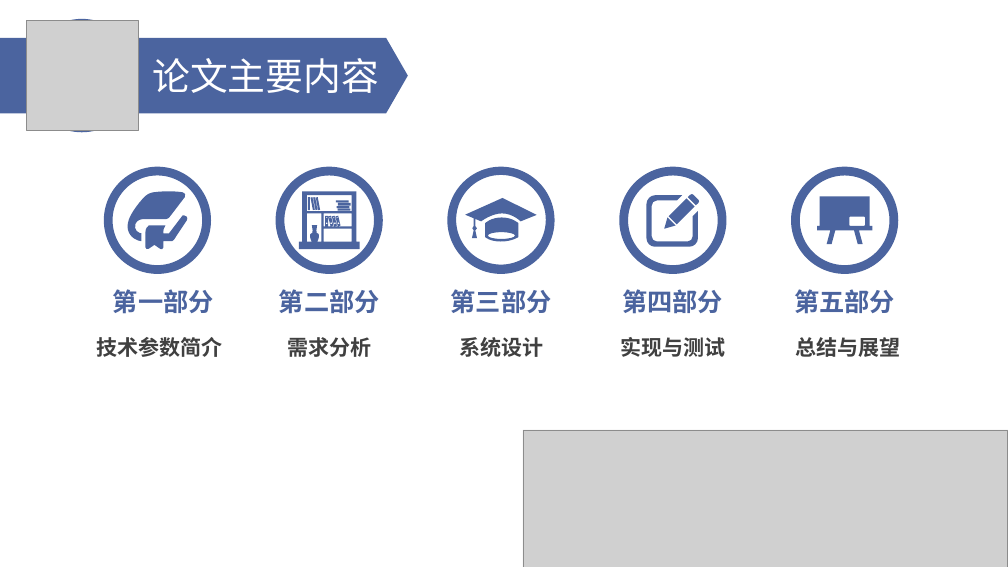
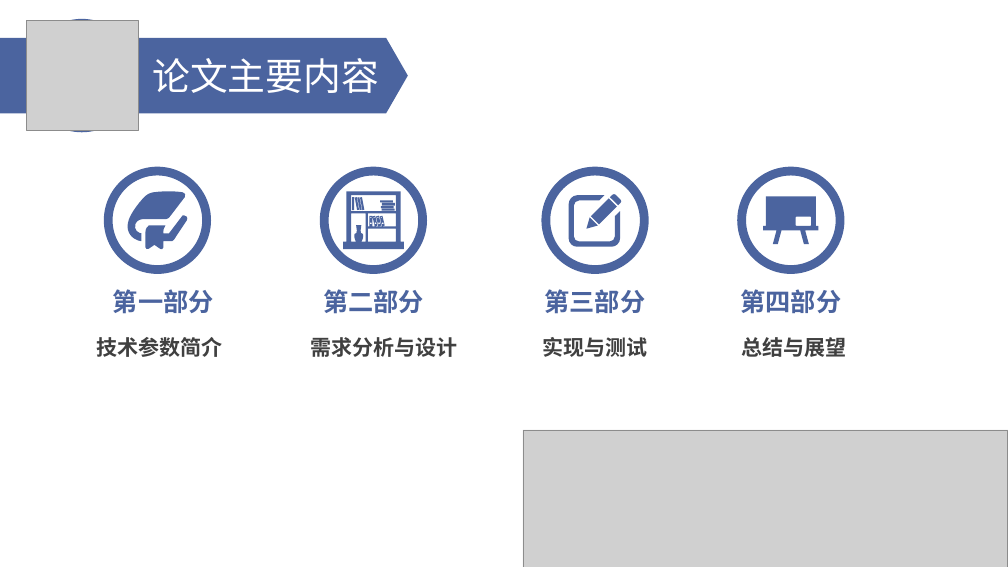
Before and after one commit to lzb-cc/Cmty, a slide deck: slide 3 of datas/毕业答辩PPT.ppt. Drawn at 1008x567 pixels with LibreOffice and Linux fonts; fonts in the diff are those of the drawing; grey boxes stand for pictures. Boxes give left, top, right and bottom in pixels: in the first picture for what was removed or moved away, otherwise in the second. Text is boxed around its words. In the diff, an @@ line names an element or a change of style, - is before the commit and + after.

```diff
--- a/datas/毕业答辩PPT.ppt
+++ b/datas/毕业答辩PPT.ppt
@@ ellipse removed at [448, 168, 554, 274] @@
@@ ellipse removed at [455, 174, 546, 265] @@
@@ 2 ellipses, 1 text, 1 freeform shape: place and size @@
-2 ellipses, 1 text, 1 freeform shape at [792, 168, 900, 357]
+2 ellipses, 1 text, 1 freeform shape at [737, 168, 846, 357]
@@ 2 ellipses, 1 text, 1 freeform shape: place and size @@
-2 ellipses, 1 text, 1 freeform shape at [277, 168, 382, 314]
+2 ellipses, 1 text, 1 freeform shape at [320, 168, 426, 314]
@@ freeform shape removed at [465, 198, 536, 242] @@
@@ 2 ellipses, 1 text, 1 freeform shape: place and size @@
-2 ellipses, 1 text, 1 freeform shape at [620, 168, 725, 357]
+2 ellipses, 1 text, 1 freeform shape at [542, 168, 648, 357]
@@ text "第三部分": place and size @@
-text "第三部分" at [451, 289, 552, 314]
+text "第三部分" at [545, 289, 646, 314]
@@ text "第四部分": place and size @@
-text "第四部分" at [622, 289, 723, 314]
+text "第四部分" at [741, 289, 842, 314]
@@ text removed at [794, 289, 895, 314] @@
-第五部分
@@ text at [310, 337, 457, 357]: text changed @@
-需求分析
+需求分析与设计
@@ text removed at [460, 337, 544, 357] @@
-系统设计
```
Also in this commit, not shown: 6 other slides changed, 8 slides added, 4 slides removed, 3 other files.
